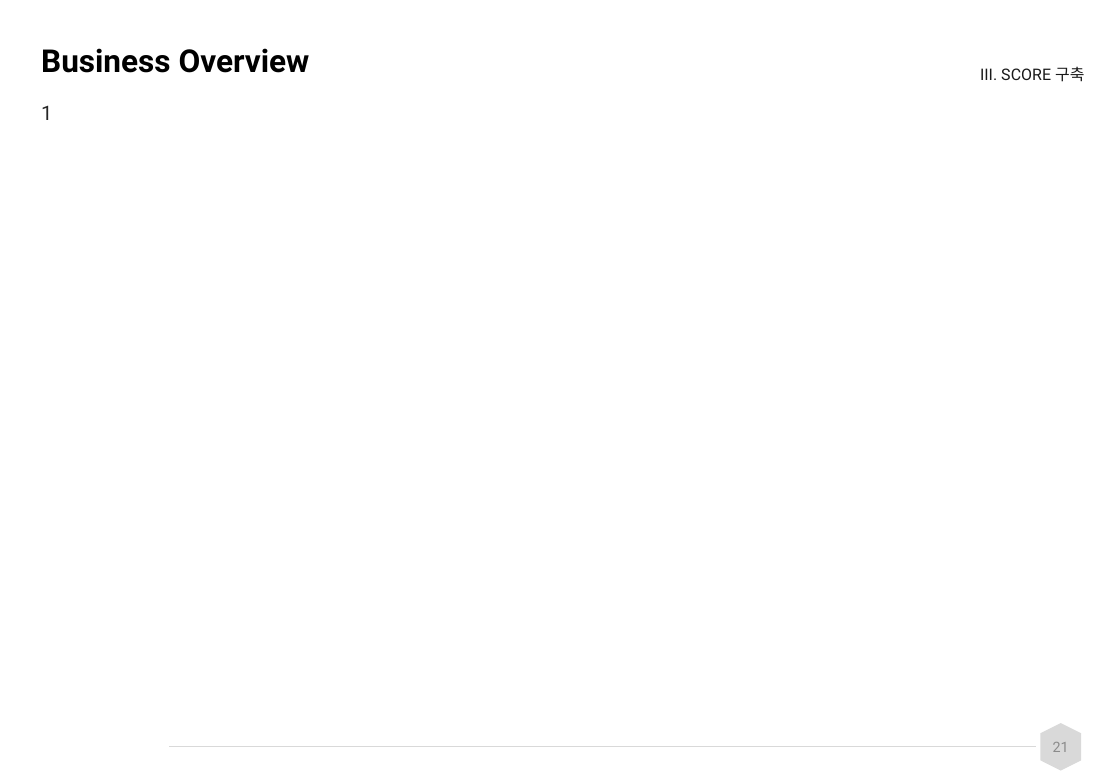
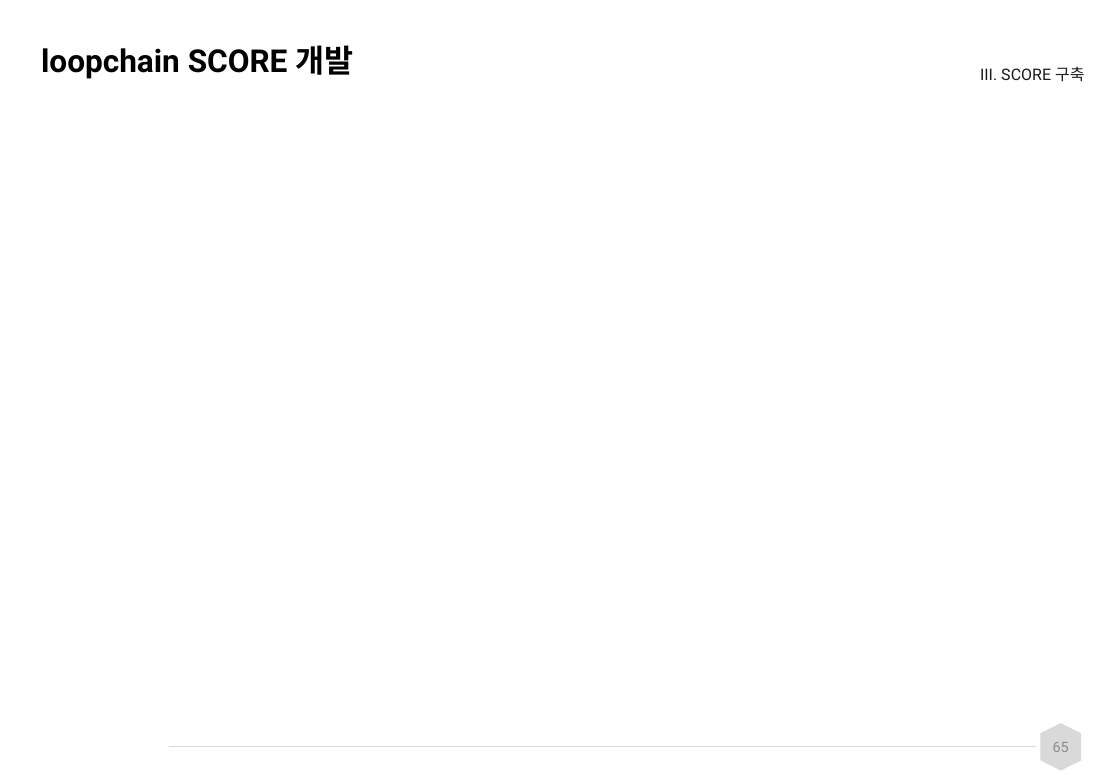
Before and after one commit to spritofwind/loopchain-docs, a slide deck: slide 65 of loopchain_교육_20180322_v0.1.pptx (slide 21 before the commit). Drawn at 1120x775 pixels with LibreOffice and Linux fonts; fonts in the diff are those of the drawing; background and template pictures are left out. Boxes give left, top, right and bottom in pixels: in the first picture for what was removed or moved away, otherwise in the second. Text is boxed around its words. In the diff, an @@ line names an element or a change of style, - is before the commit and + after.

```diff
--- a/loopchain_교육_20180322_v0.1.pptx
+++ b/loopchain_교육_20180322_v0.1.pptx
@@ title at (41,45,353,79): text changed @@
-Business Overview
+loopchain SCORE 개발
@@ text removed at (41,105,52,120) @@
-1
@@ page number at (1053,742,1069,752): text changed @@
-21
+65
```
Also in this commit, not shown: 11 other slides changed, 56 slides added, 7 other files.
